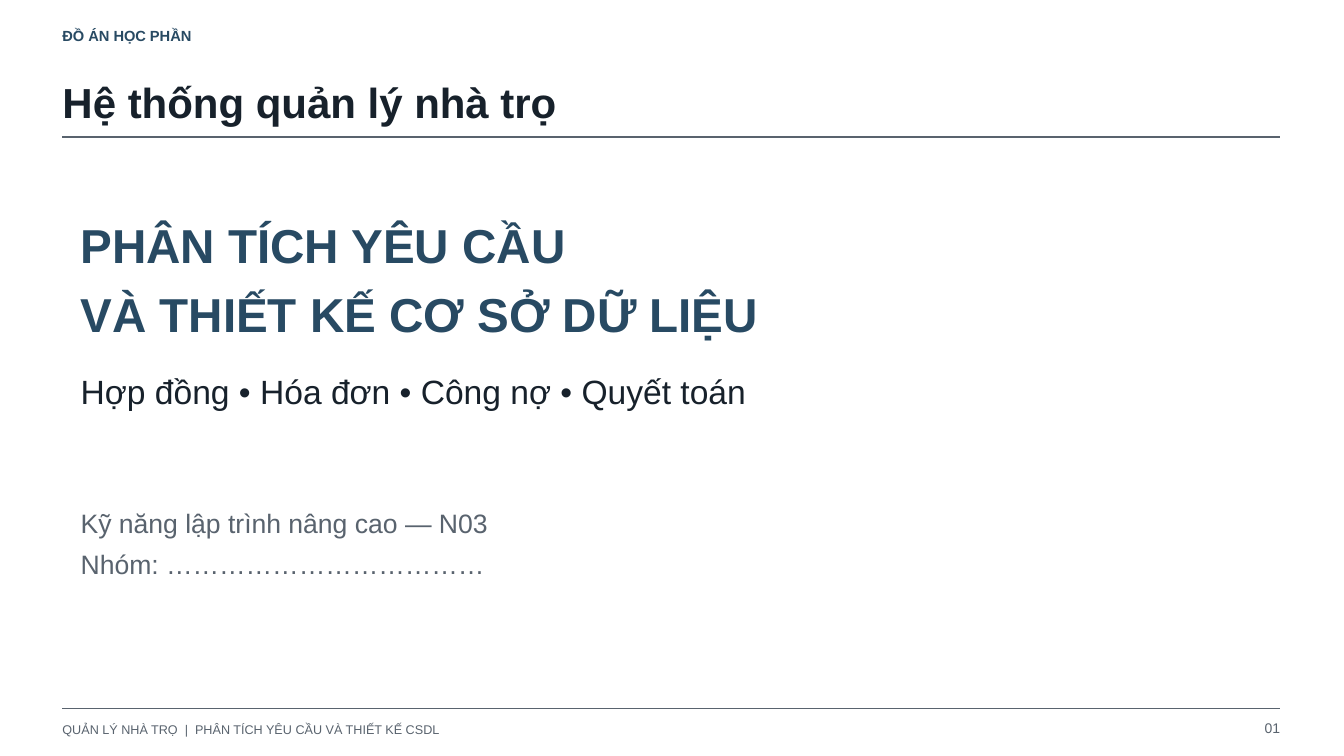
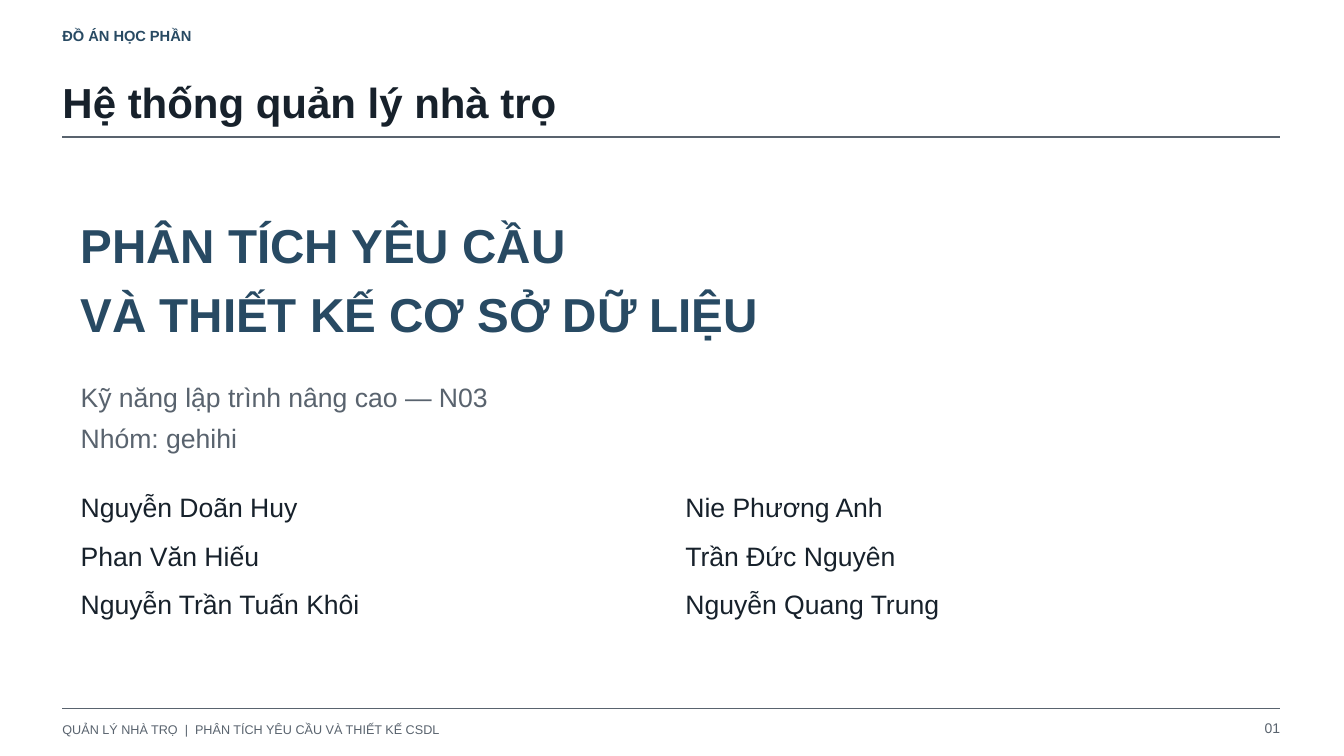
Before and after one commit to hieunofun/quanlytro, a slide deck: slide 1 of docs/thiet-ke-csdl-va-phan-tich-nghiep-vu.pptx. Drawn at 1344x756 pixels with LibreOffice and Linux fonts; fonts in the diff are those of the drawing. Boxes give left, top, right and bottom in pixels: in the first picture for what was removed or moved away, otherwise in the second. Text is boxed around its words. In the diff, an @@ line names an element or a change of style, - is before the commit and + after.

```diff
--- a/docs/thiet-ke-csdl-va-phan-tich-nghiep-vu.pptx
+++ b/docs/thiet-ke-csdl-va-phan-tich-nghiep-vu.pptx
@@ text "Kỹ năng lập trình nâng ...": place and size @@
-text "Kỹ năng lập trình nâng ..." at box(81, 513, 488, 574)
+text "Kỹ năng lập trình nâng ..." at box(81, 387, 488, 453)
@@ text removed at box(81, 378, 745, 411) @@
-Hợp đồng • Hóa đơn • Công nợ • Quyết toán
@@ text at box(81, 428, 237, 453): text changed @@
-Nhóm: ………………………………
+Nhóm: gehihi
@@ text added at box(81, 497, 297, 523), 19 pt, text #17212B @@
+Nguyễn Doãn Huy
@@ text added at box(685, 497, 883, 523), 19 pt, text #17212B @@
+Nie Phương Anh
@@ text added at box(81, 545, 259, 567), 19 pt, text #17212B @@
+Phan Văn Hiếu
@@ text added at box(685, 545, 895, 571), 19 pt, text #17212B @@
+Trần Đức Nguyên
@@ text added at box(81, 594, 359, 620), 19 pt, text #17212B @@
+Nguyễn Trần Tuấn Khôi
@@ text added at box(685, 594, 939, 620), 19 pt, text #17212B @@
+Nguyễn Quang Trung
```
Also in this commit, not shown: 17 other slides changed, 15 other files.
